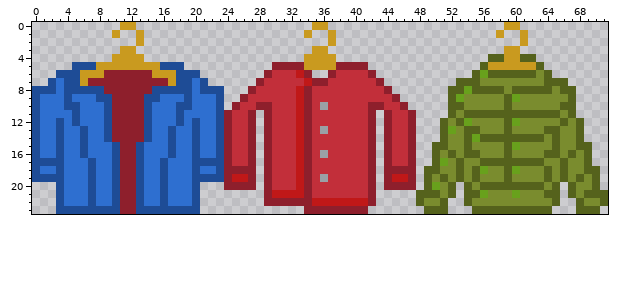
Edited in one commit: pixel-art file (art/aseprite/coat-blue.aseprite). The picture above was drawn from the file before the commit.
72x24 pixels, 1 frame.
The same view after the edit:
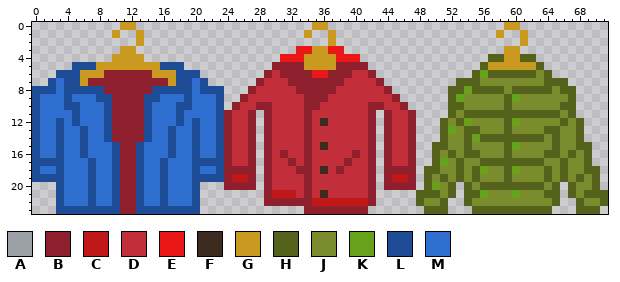
Palette (. is transparent): A #9aa0a6  B #8e1f2c  C #c01818  D #c22f3a  E #e91717  F #3e2b20  G #c99a1f  H #55621c  J #7a8c2e  K #68a11c  L #1e4c96  M #2e6fd0
Edits made:
y 3: x 33..34 .. -> EE; x 37..38 .. -> EE
y 4: x 31..33 ... -> EEE; x 38..40 ... -> EEE
y 6: x 31..33 DDC -> BBB; x 35..36 .. -> EE; x 38..39 DD -> BB
y 7: x 32..34 DDC -> BBB; x 37..38 DD -> BB
y 8: x 33 C -> B; x 35..37 DDD -> BBB
y 9: x 33 C -> D; x 35..36 DD -> BB
y 10: x 33 C -> D; x 35..36 DA -> BD
y 11: x 33 C -> D
y 12: x 33 C -> D; x 36 D -> F
y 13: x 33 C -> D; x 36 A -> D
y 14: x 33 C -> D
y 15: x 33 C -> D; x 36 D -> F
y 16: x 31 D -> B; x 33 C -> D; x 36 A -> D; x 40 D -> B
y 17: x 32..33 DC -> BD; x 39 D -> B
y 18: x 33 C -> B; x 36 D -> F; x 38 D -> B
y 19: x 33 C -> D; x 36 A -> D
y 20: x 33 C -> D
y 21: x 33 C -> D; x 36 D -> F
Boxes around the changes in both pictures, in picture pixels (x1, y1, x2, y2):
changed: (280, 46, 360, 198)
